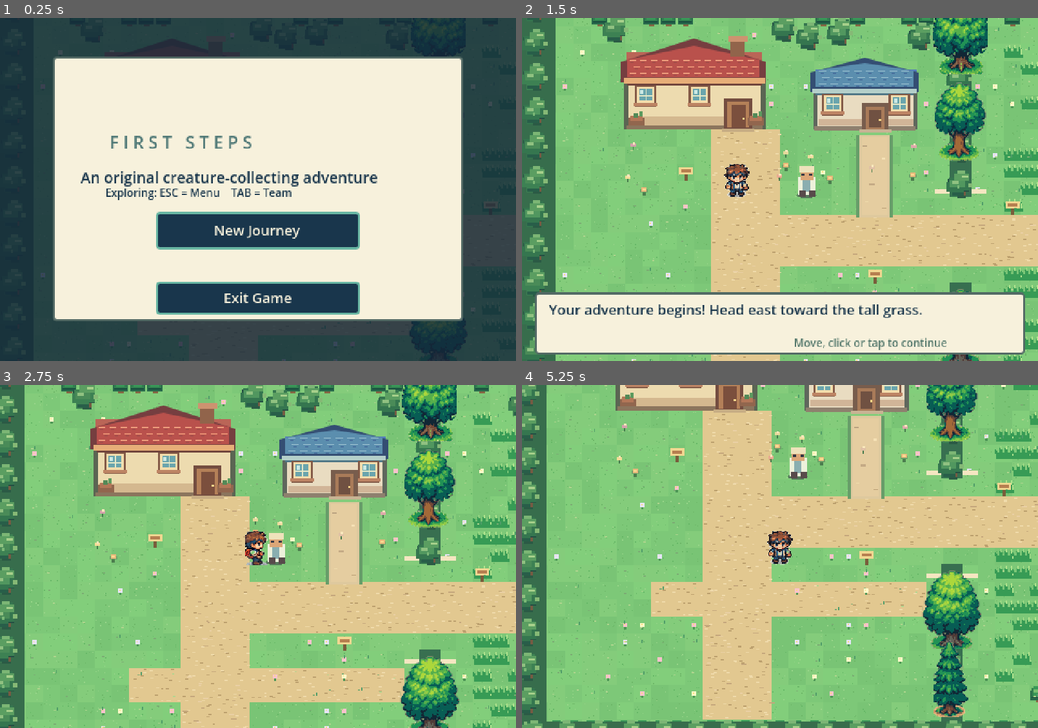
Above: before the commit, frames 1-4 (two rows, left to right).
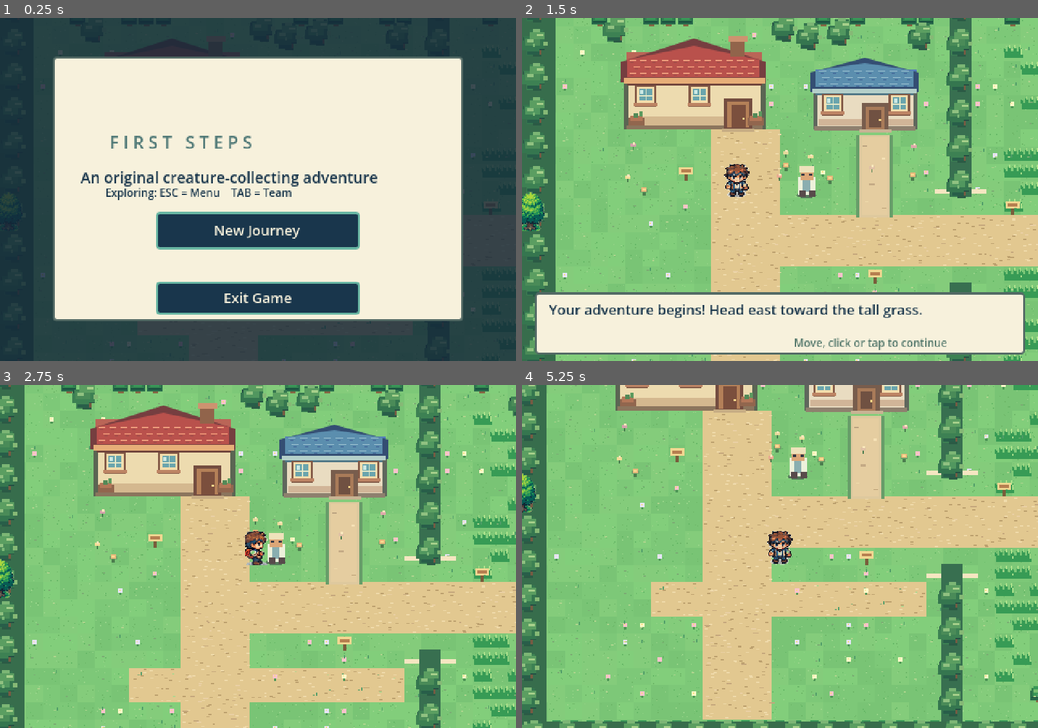
Above: after the commit, the same moments.

Repository: blushark5/Wildbound
Game: Godot game, scene res://main.tscn
The game is run twice, just before and just after one commit, with the same random seed, the same clock (stepped at 60 frames per second) and the same inputs.
Inputs (mouse positions are in pixels of both pictures, inside the frame that each line leads up to):
- Up to frame 1 (0.25 s): no input
- Up to frame 2 (1.5 s): click "New Journey" at 0.5 s; click "Choose" at 1.25 s
- Up to frame 3 (2.75 s): tap Enter at 2 s; move the mouse to (371, 539) at 2.02 s; hold D from 2.03 s (still down); tap E at 2.1 s; click (371, 539) at 2.17 s; tap Space at 2.27 s
- Up to frame 4 (5.25 s): tap Space at 2.75, 3.02 s; move the mouse to (676, 573) at 2.77 s; release D at 2.78 s; hold S 2.78-3.53 s; tap Enter at 2.85 s; move the mouse to (831, 481) at 3.52 s; hold D 3.53-4.25 s; tap Tab at 3.6 s; click "LEAD" at 4.25 s; click "Back to World" at 5 s

The runs differ from the first frame. In frame 1, 0.2% of the frame differs, in the area x 3-91%, y 0-98%; in frame 2, 3.6%; in frame 3, 5.0%, in the area x 0-89%, y 0-100%; in frame 4, 4.3%.

Commit message:
Reduce Willowrest trees by half and place on inaccessible forest border to prevent player overlap

Diff:
--- a/scripts/tree_art.gd
+++ b/scripts/tree_art.gd
@@ -1,32 +1,41 @@
 extends Node2D
-# Willowrest environment art study: real transparent pixel sprites extracted
-# and cleaned from Wildbound's approved original environment concept.
-# Atlas: four 64x80 cells, variations 0-2 broadleaf / 3 evergreen.
-# Trunk bases sit on EXISTING blocked tiles. No collision or map changes.
-const CELL_SIZE: Vector2i = Vector2i(64, 80)
-const GROVE_SPOTS: Array[Vector3i] = [
-    Vector3i(25, 5, 0),
-    Vector3i(25, 10, 2),
-    Vector3i(25, 22, 1),
-    Vector3i(25, 26, 3),
+# Small-scale Willowrest tree art study using four original concept-derived PNGs.
+# Deliberately place them on the inaccessible outer boundary, not the
+# one-tile-wide interior divider: otherwise the canopy covers walkable ground.
+# No proximity fades, visibility tricks, collision or save changes.
+const SOURCE_CELL: Vector2i = Vector2i(64, 80)
+const DISPLAY_CELL: Vector2i = Vector2i(32, 40)
+# Sprite foot positions in map pixels; first two are in the northern forest.
+# The other two sit partly offscreen on the left/right boundary like the
+# pre-existing border artwork. All avoid every accessible player tile.
+const TREE_SPOTS: Array[Vector3i] = [
+    Vector3i(36 * 16 + 8, 32, 0),
+    Vector3i(39 * 16 + 8, 32, 2),
+    Vector3i(8, 15 * 16, 1),
+    Vector3i(51 * 16 + 8, 18 * 16, 3),
 ]
 
 func _ready() -> void:
-    var atlas_image: Texture2D = load("res://assets/trees_atlas.png") as Texture2D
-    if atlas_image == null:
+    var atlas: Texture2D = load("res://assets/trees_atlas.png") as Texture2D
+    if atlas == null:
         push_error("Wildbound tree atlas unavailable")
         return
-    for spot in GROVE_SPOTS:
-        var region: AtlasTexture = AtlasTexture.new()
-        region.atlas = atlas_image
-        region.region = Rect2i(spot.z * CELL_SIZE.x, 0, CELL_SIZE.x, CELL_SIZE.y)
-        region.filter_clip = true
+    var source: Image = atlas.get_image()
+    if source == null or source.is_empty():
+        push_error("Wildbound tree atlas could not be read")
+        return
+    source.convert(Image.FORMAT_RGBA8)
+    var frames: Array[Texture2D] = []
+    for i in range(4):
+        var img: Image = source.get_region(Rect2i(i * SOURCE_CELL.x, 0, SOURCE_CELL.x, SOURCE_CELL.y))
+        # Integer-sized half-resolution pixels, no smoothing or new art noise.
+        img.resize(DISPLAY_CELL.x, DISPLAY_CELL.y, Image.INTERPOLATE_NEAREST)
+        frames.append(ImageTexture.create_from_image(img))
+    for spot in TREE_SPOTS:
         var sprite: Sprite2D = Sprite2D.new()
-        sprite.name = "Tree_%d_%d" % [spot.x, spot.y]
-        sprite.texture = region
+        sprite.name = "Tree_at_%d_%d" % [spot.x, spot.y]
+        sprite.texture = frames[spot.z]
         sprite.centered = false
         sprite.texture_filter = CanvasItem.TEXTURE_FILTER_NEAREST
-        # Foot of the tree is anchored on the already impassable central grove.
-        var foot: Vector2 = Vector2(spot.x * 16 + 8, (spot.y + 1) * 16)
-        sprite.position = foot - Vector2(32, 80)
+        sprite.position = Vector2(spot.x - DISPLAY_CELL.x / 2, spot.y - DISPLAY_CELL.y)
         add_child(sprite)
